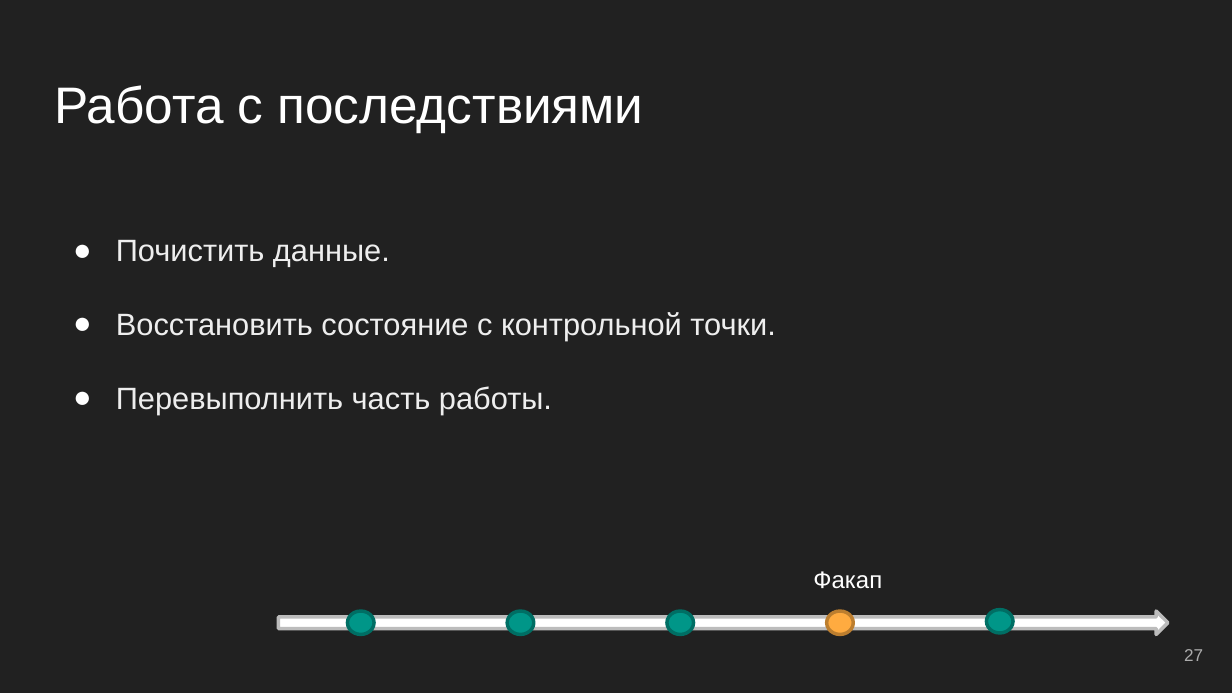
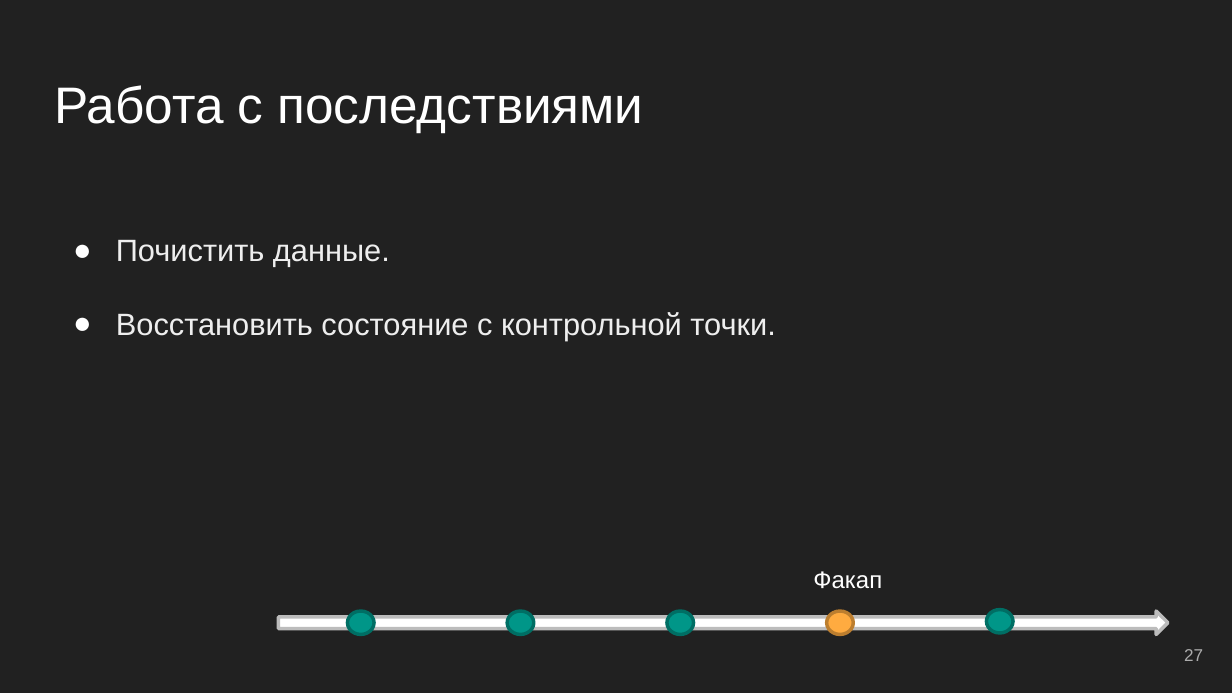
Before and after one commit to mastrakov/speeches, a slide deck: slide 27 of production ready code.pptx. Drawn at 1232x693 pixels with LibreOffice and Linux fonts; fonts in the diff are those of the drawing; background and template pictures are left out. Boxes give left, top, right and bottom in pixels: in the first picture for what was removed or moved away, otherwise in the second. Text is boxed around its words. In the diff, an @@ line names an element or a change of style, - is before the commit and + after.

```diff
--- a/production ready code.pptx
+++ b/production ready code.pptx
@@ text at [116, 386, 552, 415]: paragraph removed @@
-● Перевыполнить часть работы.
```
Also in this commit, not shown: 6 other slides changed, 2 slides added, 2 slides removed.
